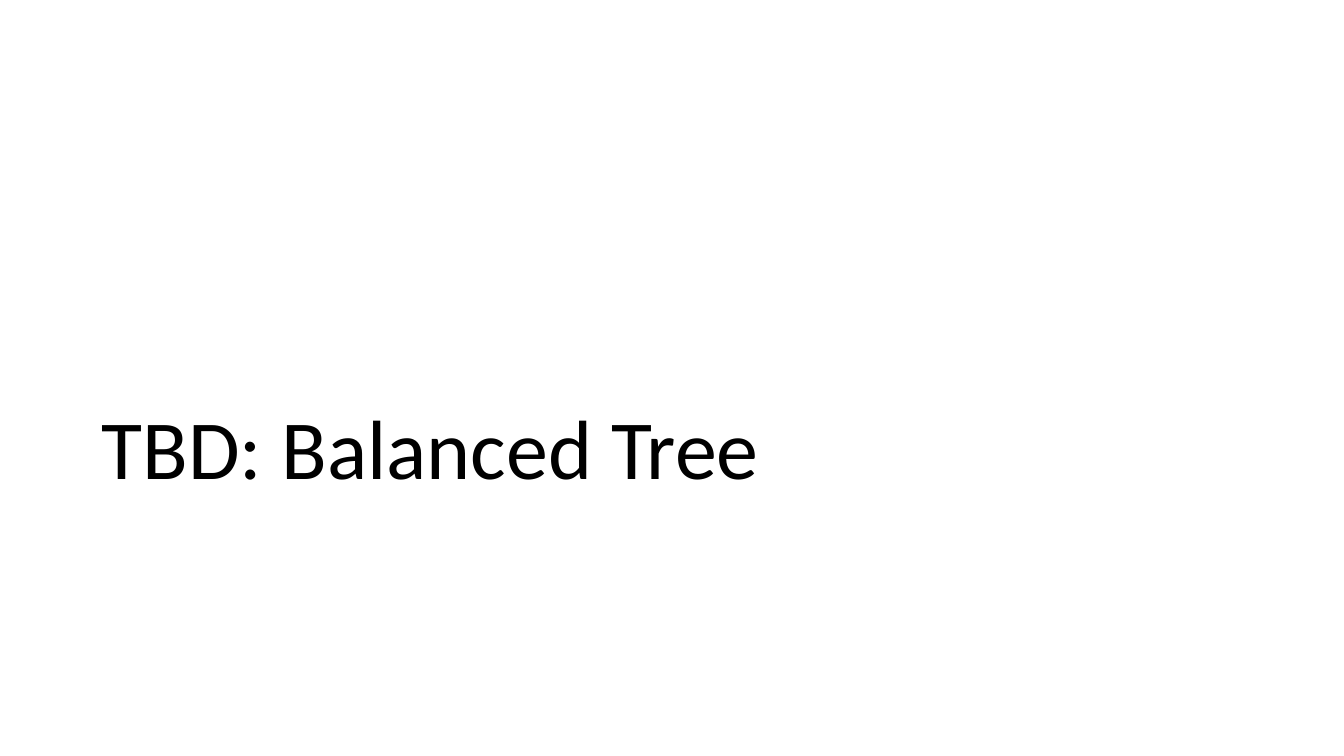
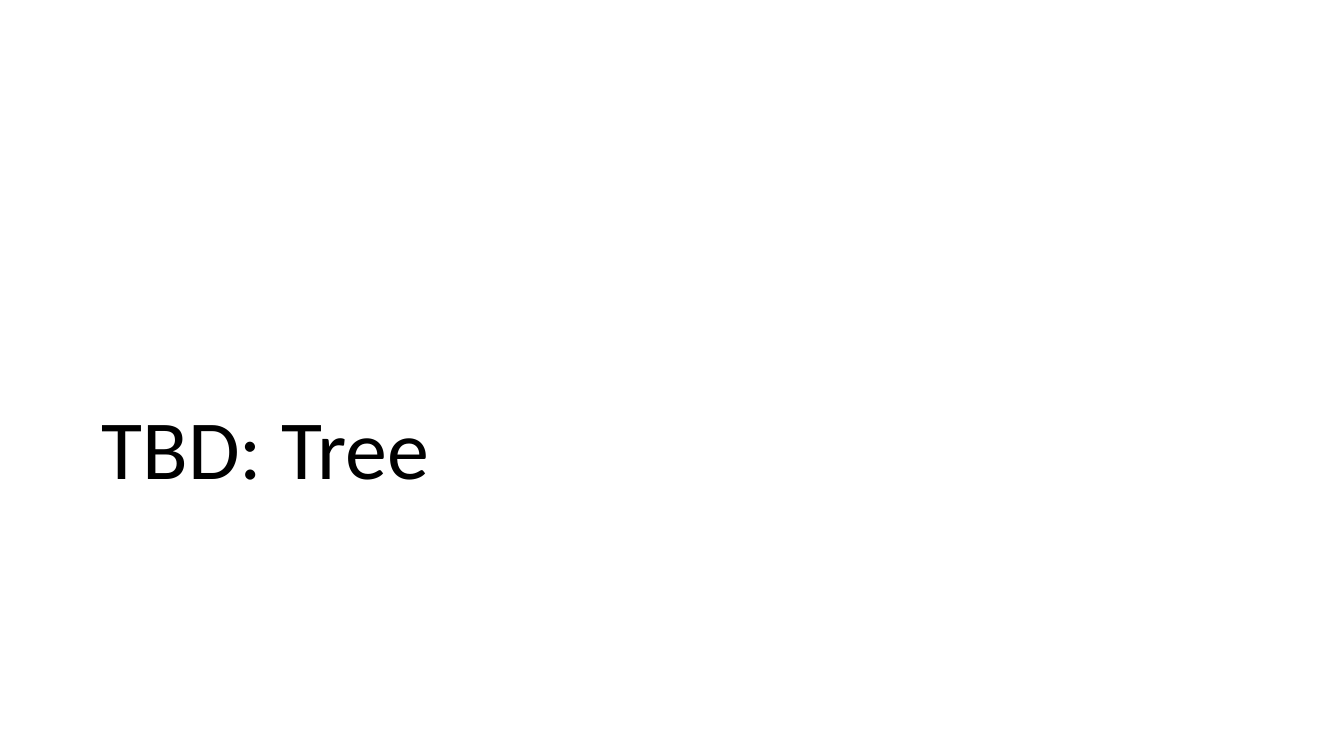
Before and after one commit to csev/cc4e, a slide deck: slide 3 of lectures/CC-05-Trees-Hash.pptx (slide 2 before the commit). Drawn at 1344x756 pixels with LibreOffice and Linux fonts; fonts in the diff are those of the drawing. Boxes give left, top, right and bottom in pixels: in the first picture for what was removed or moved away, otherwise in the second. Text is boxed around its words. In the diff, an @@ line names an element or a change of style, - is before the commit and + after.

Commit message:
Updates.

```diff
--- a/lectures/CC-05-Trees-Hash.pptx
+++ b/lectures/CC-05-Trees-Hash.pptx
@@ title at (102,425,428,480): text changed @@
-TBD: Balanced Tree
+TBD: Tree
```
